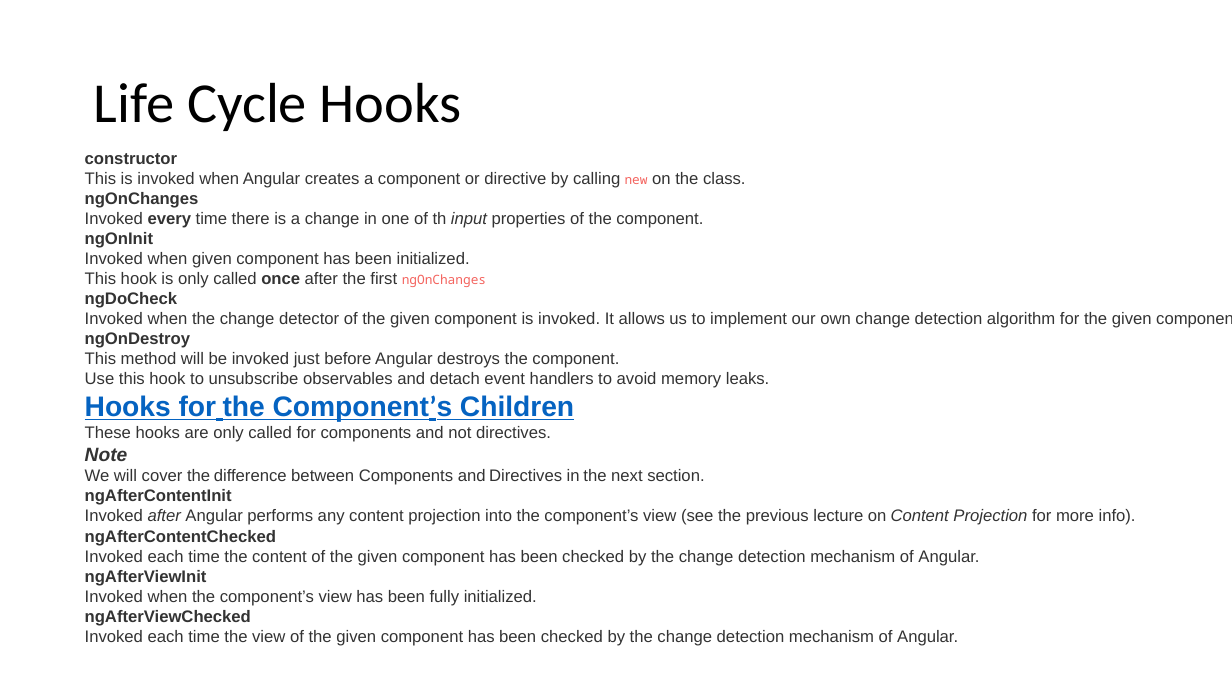
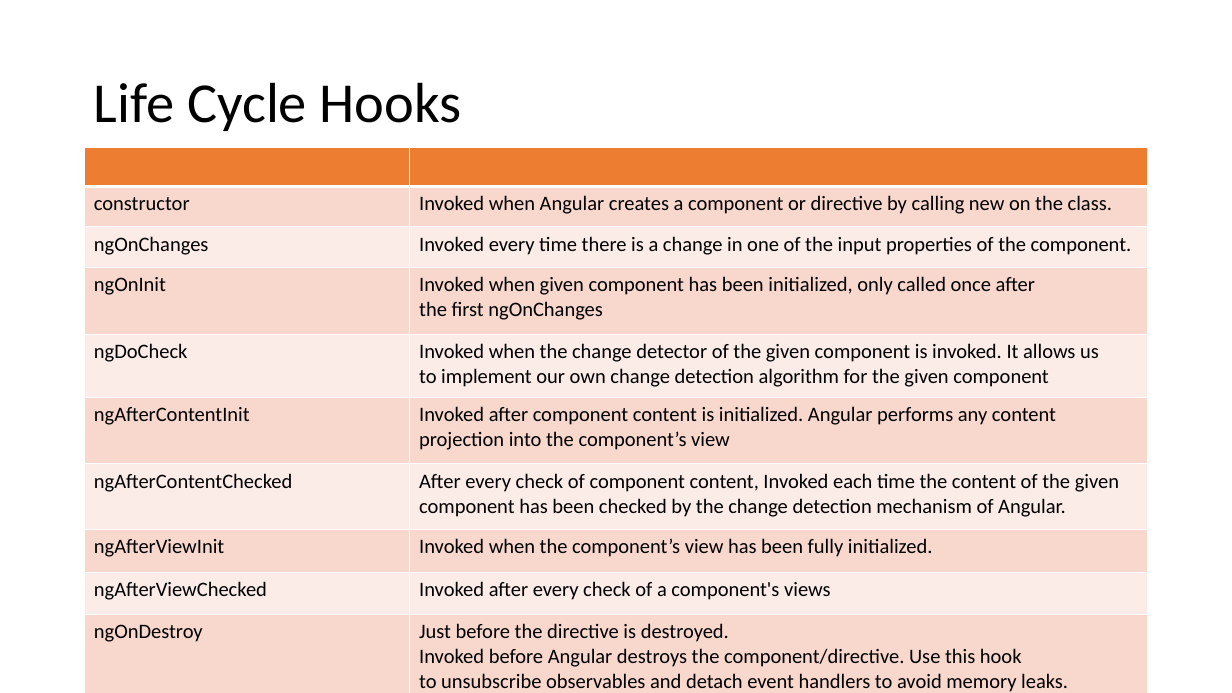
Before and after one commit to sitaramgarlapati/angularDemo, a slide deck: slide 3 of slides/Ang Sessions 2.pptx (slide 7 before the commit). Drawn at 1232x693 pixels with LibreOffice and Linux fonts; fonts in the diff are those of the drawing. Boxes give left, top, right and bottom in pixels: in the first picture for what was removed or moved away, otherwise in the second. Text is boxed around its words. In the diff, an @@ line names an element or a change of style, - is before the commit and + after.

```diff
--- a/slides/Ang Sessions 2.pptx
+++ b/slides/Ang Sessions 2.pptx
@@ table added at (85, 148, 1148, 693), 10 rows, 2 columns @@
+ | 
+constructor | Invoked when Angular creates a component or directive by calling new on the class.
+ngOnChanges | Invoked every time there is a change in one of the input properties of the component.
+ngOnInit | Invoked when given component has been initialized, only called once after the first ngOnChanges
+ngDoCheck | Invoked when the change detector of the given component is invoked. It allows us to implement our own change detection algorithm for the given component
+ngAfterContentInit | Invoked after component content is initialized. Angular performs any content projection into the component’s view
+ngAfterContentChecked | After every check of component content, Invoked each time the content of the given component has been checked by the change detection mechanism of Angular.
+ngAfterViewInit | Invoked when the component’s view has been fully initialized.
+ngAfterViewChecked | Invoked after every check of a component's views
+ngOnDestroy | Just before the directive is destroyed. / Invoked before Angular destroys the component/directive. Use this hook to unsubscribe observables and detach event handlers to avoid memory leaks.
@@ text removed at (85, 153, 1152, 646) @@
-constructor
-This is invoked when Angular creates a component or directive by calling new on the class.
-ngOnChanges
-Invoked every time there is a change in one of th input properties of the component.
-ngOnInit
-Invoked when given component has been initialized.
-This hook is only called once after the first ngOnChanges
-ngDoCheck
-Invoked when the change detector of the given component is invoked. It allows us to implement our own change detection algorithm for the given component.
-ngOnDestroy
-This method will be invoked just before Angular destroys the component.
-Use this hook to unsubscribe observables and detach event handlers to avoid memory leaks.
-Hooks for the Component’s Children
-These hooks are only called for components and not directives.
-Note
-We will cover the difference between Components and Directives in the next section.
-ngAfterContentInit
-Invoked after Angular performs any content projection into the component’s view (see the previous lecture on Content Projection for more info).
-ngAfterContentChecked
-Invoked each time the content of the given component has been checked by the change detection mechanism of Angular.
-ngAfterViewInit
-Invoked when the component’s view has been fully initialized.
-ngAfterViewChecked
-Invoked each time the view of the given component has been checked by the change detection mechanism of Angular.
```
Also in this commit, not shown: 4 other slides changed, 10 slides added, 10 slides removed, 17 other files.
